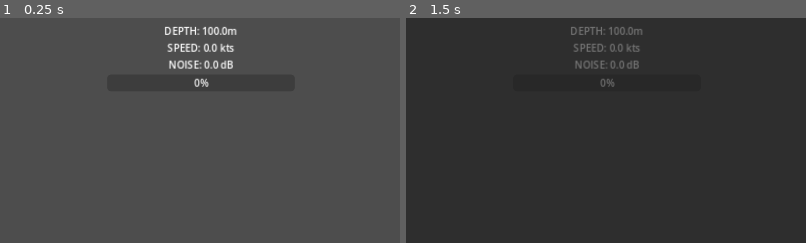
Above: before the commit, frames 1-2 (left to right).
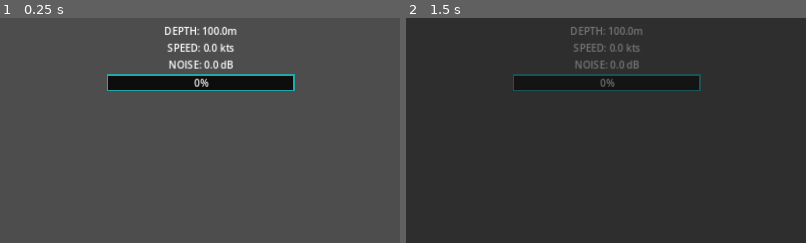
Above: after the commit, the same moments.

Repository: epigibson-michicondrias/game
Game: Godot game, scene res://scenes/ui/hud.tscn
Two runs of this game, one before a commit and one after it. Both use one fixed random seed, a clock stepped at 60 frames per second and the inputs below. This scene is started directly instead of the project's main scene.
Inputs:
- Up to frame 1 (0.25 s): no input
- Up to frame 2 (1.5 s): click "[ HANGAR ]" at 0.5 s; click "NAVIGATOR" at 1.25 s
The pictures show only the part of the screen within x 25-75%, y 9-59%; the shares and areas given below are measured in that part.

The runs differ from the first frame. In frame 1, 3.5% of the frame differs, in the area x 26-74%, y 24-33%; in frame 2, 0.7%.

Commit message:
Implement UI menus, extraction zone, and finalize HUD elements
Co-authored-by: Epigibson <13581222+Epigibson@users.noreply.github.com>

Diff:
--- /dev/null
+++ b/assets/ui/arsenal_mods_screen.svg
@@ -0,0 +1,15 @@
+<svg xmlns="http://www.w3.org/2000/svg" viewBox="0 0 1280 720">
+    <rect width="1280" height="720" fill="#0f172a" />
+    <text x="100" y="100" font-family="monospace" font-size="48" fill="#00f3ff">ARSENAL &amp; MODS</text>
+    <!-- Submarine wireframe -->
+    <ellipse cx="640" cy="360" rx="300" ry="80" fill="none" stroke="#00f3ff" stroke-width="3" opacity="0.6" />
+    <path d="M 340 360 L 250 320 L 250 400 Z" fill="none" stroke="#00f3ff" stroke-width="3" opacity="0.6" />
+    <!-- Mod Slots -->
+    <rect x="540" y="200" width="200" height="60" fill="none" stroke="#ffaa00" stroke-width="2" />
+    <text x="640" y="235" font-family="monospace" font-size="20" fill="#ffaa00" text-anchor="middle">HULL MOD</text>
+    <line x1="640" y1="260" x2="640" y2="280" stroke="#ffaa00" stroke-width="2" />
+
+    <rect x="300" y="500" width="200" height="60" fill="none" stroke="#00ffaa" stroke-width="2" />
+    <text x="400" y="535" font-family="monospace" font-size="20" fill="#00ffaa" text-anchor="middle">ENGINE MOD</text>
+    <line x1="400" y1="500" x2="400" y2="420" stroke="#00ffaa" stroke-width="2" />
+</svg>
--- /dev/null
+++ b/assets/ui/codex_inventory_screen.svg
@@ -0,0 +1,18 @@
+<svg xmlns="http://www.w3.org/2000/svg" viewBox="0 0 1280 720">
+    <rect width="1280" height="720" fill="#0f172a" />
+    <text x="100" y="100" font-family="monospace" font-size="48" fill="#00f3ff">CODEX &amp; INVENTORY</text>
+    <line x1="100" y1="120" x2="1180" y2="120" stroke="#00f3ff" stroke-width="2" opacity="0.5" />
+
+    <!-- Data log entries -->
+    <rect x="100" y="160" width="1080" height="60" fill="#00f3ff" opacity="0.1" />
+    <text x="120" y="195" font-family="monospace" font-size="20" fill="#ffffff">LOG 001: The Abyssal Trench Discovery</text>
+    <text x="1150" y="195" font-family="monospace" font-size="20" fill="#00f3ff" text-anchor="end">UNLOCKED</text>
+
+    <rect x="100" y="240" width="1080" height="60" fill="none" stroke="#00f3ff" stroke-width="1" opacity="0.3" />
+    <text x="120" y="275" font-family="monospace" font-size="20" fill="#555555">LOG 002: ???</text>
+    <text x="1150" y="275" font-family="monospace" font-size="20" fill="#ff0055" text-anchor="end">LOCKED</text>
+
+    <rect x="100" y="320" width="1080" height="60" fill="#00f3ff" opacity="0.1" />
+    <text x="120" y="355" font-family="monospace" font-size="20" fill="#ffffff">LOG 003: Leviathan Sighting</text>
+    <text x="1150" y="355" font-family="monospace" font-size="20" fill="#00f3ff" text-anchor="end">UNLOCKED</text>
+</svg>
--- /dev/null
+++ b/assets/ui/crew_lobby_screen.svg
@@ -0,0 +1,20 @@
+<svg xmlns="http://www.w3.org/2000/svg" viewBox="0 0 1280 720">
+    <rect width="1280" height="720" fill="#0f172a" />
+    <text x="100" y="100" font-family="monospace" font-size="48" fill="#00ffaa">CREW LOBBY (CO-OP)</text>
+    <rect x="100" y="150" width="300" height="400" fill="none" stroke="#00ffaa" stroke-width="2" />
+    <rect x="450" y="150" width="300" height="400" fill="none" stroke="#00ffaa" stroke-width="2" />
+    <rect x="800" y="150" width="300" height="400" fill="none" stroke="#00ffaa" stroke-width="2" opacity="0.3" />
+
+    <!-- Player 1 -->
+    <circle cx="250" cy="250" r="50" fill="#00ffaa" opacity="0.2" />
+    <text x="250" y="340" font-family="monospace" font-size="24" fill="#ffffff" text-anchor="middle">PLAYER 1</text>
+    <text x="250" y="370" font-family="monospace" font-size="18" fill="#00ffaa" text-anchor="middle">[ CAPTAIN ]</text>
+
+    <!-- Player 2 -->
+    <circle cx="600" cy="250" r="50" fill="#00ffaa" opacity="0.2" />
+    <text x="600" y="340" font-family="monospace" font-size="24" fill="#ffffff" text-anchor="middle">PLAYER 2</text>
+    <text x="600" y="370" font-family="monospace" font-size="18" fill="#00ffaa" text-anchor="middle">[ GUNNER ]</text>
+
+    <!-- Slot 3 -->
+    <text x="950" y="340" font-family="monospace" font-size="24" fill="#555555" text-anchor="middle">WAITING...</text>
+</svg>
--- /dev/null
+++ b/assets/ui/foundry_screen.svg
@@ -0,0 +1,16 @@
+<svg xmlns="http://www.w3.org/2000/svg" viewBox="0 0 1280 720">
+    <rect width="1280" height="720" fill="#0f172a" />
+    <text x="100" y="100" font-family="monospace" font-size="48" fill="#ffaa00">FOUNDRY CRAFTING</text>
+    <rect x="100" y="150" width="400" height="500" fill="none" stroke="#ffaa00" stroke-width="2" />
+    <text x="300" y="200" font-family="monospace" font-size="24" fill="#ffaa00" text-anchor="middle">BLUEPRINTS</text>
+    <line x1="100" y1="220" x2="500" y2="220" stroke="#ffaa00" stroke-width="2" />
+    <text x="120" y="260" font-family="monospace" font-size="20" fill="#ffffff">Titanium Plating</text>
+    <text x="120" y="300" font-family="monospace" font-size="20" fill="#ffffff">EMP Warhead</text>
+    <text x="120" y="340" font-family="monospace" font-size="20" fill="#ffffff">Plasma Core</text>
+
+    <rect x="600" y="150" width="580" height="500" fill="none" stroke="#00f3ff" stroke-width="2" />
+    <text x="890" y="200" font-family="monospace" font-size="24" fill="#00f3ff" text-anchor="middle">CRAFTING DETAILS</text>
+    <line x1="600" y1="220" x2="1180" y2="220" stroke="#00f3ff" stroke-width="2" />
+    <circle cx="890" cy="400" r="100" fill="none" stroke="#00f3ff" stroke-width="5" stroke-dasharray="10 5" />
+    <text x="890" y="410" font-family="monospace" font-size="32" fill="#00f3ff" text-anchor="middle">45%</text>
+</svg>
--- /dev/null
+++ b/assets/ui/main_menu_screen.svg
@@ -0,0 +1,11 @@
+<svg xmlns="http://www.w3.org/2000/svg" viewBox="0 0 1280 720">
+    <rect width="1280" height="720" fill="#0f172a" />
+    <path d="M 0 0 L 1280 0 L 1280 720 L 0 720 Z" fill="none" stroke="#00f3ff" stroke-width="4" opacity="0.3" />
+    <text x="640" y="200" font-family="monospace" font-size="72" fill="#00f3ff" text-anchor="middle" font-weight="bold" letter-spacing="10">SUBABYSS</text>
+    <rect x="540" y="300" width="200" height="50" fill="#00f3ff" fill-opacity="0.1" stroke="#00f3ff" stroke-width="2" />
+    <text x="640" y="335" font-family="monospace" font-size="24" fill="#00f3ff" text-anchor="middle">DEPLOY</text>
+    <rect x="540" y="380" width="200" height="50" fill="#00f3ff" fill-opacity="0.1" stroke="#00f3ff" stroke-width="2" />
+    <text x="640" y="415" font-family="monospace" font-size="24" fill="#00f3ff" text-anchor="middle">ARSENAL</text>
+    <rect x="540" y="460" width="200" height="50" fill="#00f3ff" fill-opacity="0.1" stroke="#00f3ff" stroke-width="2" />
+    <text x="640" y="495" font-family="monospace" font-size="24" fill="#00f3ff" text-anchor="middle">CREW</text>
+</svg>
--- /dev/null
+++ b/assets/ui/mission_rewards_screen.svg
@@ -0,0 +1,19 @@
+<svg xmlns="http://www.w3.org/2000/svg" viewBox="0 0 1280 720">
+    <rect width="1280" height="720" fill="#0f172a" />
+    <text x="640" y="120" font-family="monospace" font-size="56" fill="#ffaa00" text-anchor="middle">MISSION SUCCESS</text>
+    <line x1="200" y1="150" x2="1080" y2="150" stroke="#ffaa00" stroke-width="2" />
+
+    <text x="640" y="250" font-family="monospace" font-size="32" fill="#ffffff" text-anchor="middle">REWARDS ACQUIRED</text>
+
+    <rect x="300" y="300" width="200" height="200" fill="none" stroke="#00f3ff" stroke-width="2" />
+    <text x="400" y="400" font-family="monospace" font-size="48" fill="#00f3ff" text-anchor="middle">500</text>
+    <text x="400" y="440" font-family="monospace" font-size="16" fill="#00f3ff" text-anchor="middle">CREDITS</text>
+
+    <rect x="540" y="300" width="200" height="200" fill="none" stroke="#ffaa00" stroke-width="2" />
+    <text x="640" y="400" font-family="monospace" font-size="48" fill="#ffaa00" text-anchor="middle">12</text>
+    <text x="640" y="440" font-family="monospace" font-size="16" fill="#ffaa00" text-anchor="middle">TITANIUM</text>
+
+    <rect x="780" y="300" width="200" height="200" fill="none" stroke="#ff0055" stroke-width="2" />
+    <text x="880" y="400" font-family="monospace" font-size="48" fill="#ff0055" text-anchor="middle">1</text>
+    <text x="880" y="440" font-family="monospace" font-size="16" fill="#ff0055" text-anchor="middle">RELIC</text>
+</svg>
--- /dev/null
+++ b/assets/ui/ocean_chart.svg
@@ -0,0 +1,13 @@
+<svg xmlns="http://www.w3.org/2000/svg" viewBox="0 0 1280 720">
+    <rect width="1280" height="720" fill="#0f172a" />
+    <circle cx="640" cy="360" r="300" fill="none" stroke="#00f3ff" stroke-width="2" opacity="0.5" />
+    <circle cx="640" cy="360" r="200" fill="none" stroke="#00f3ff" stroke-width="2" opacity="0.3" />
+    <circle cx="640" cy="360" r="100" fill="none" stroke="#00f3ff" stroke-width="2" opacity="0.1" />
+    <line x1="640" y1="60" x2="640" y2="660" stroke="#00f3ff" stroke-width="1" opacity="0.3" />
+    <line x1="340" y1="360" x2="940" y2="360" stroke="#00f3ff" stroke-width="1" opacity="0.3" />
+    <!-- Mission nodes -->
+    <circle cx="500" cy="250" r="10" fill="#ffaa00" />
+    <text x="500" y="235" font-family="monospace" font-size="16" fill="#ffaa00" text-anchor="middle">SECTOR ALPHA</text>
+    <circle cx="800" cy="450" r="15" fill="#ff0055" />
+    <text x="800" y="430" font-family="monospace" font-size="16" fill="#ff0055" text-anchor="middle">ABYSSAL TRENCH</text>
+</svg>
--- a/project.godot
+++ b/project.godot
@@ -4,10 +4,14 @@
 
 config_version=5
 
+[autoload]
+
+MenuNavigation="*res://scripts/menu_navigation.gd"
+
 [application]
 
 config/name="SubAbyss"
-run/main_scene="res://scenes/main.tscn"
+run/main_scene="res://scenes/menus/main_menu.tscn"
 config/features=PackedStringArray("4.2", "Mobile")
 
 [display]
--- /dev/null
+++ b/scenes/extraction_zone.tscn
@@ -0,0 +1,17 @@
+[gd_scene load_steps=3 format=3 uid="uid://extract_zone"]
+
+[ext_resource type="Script" path="res://scripts/extraction_zone.gd" id="1_extract"]
+
+[sub_resource type="BoxShape3D" id="BoxShape3D_extract"]
+size = Vector3(50, 50, 50)
+
+[node name="ExtractionZone" type="Area3D"]
+script = ExtResource("1_extract")
+
+[node name="CollisionShape3D" type="CollisionShape3D" parent="."]
+shape = SubResource("BoxShape3D_extract")
+
+[node name="Label3D" type="Label3D" parent="."]
+text = "EXTRACTION ZONE"
+font_size = 64
+billboard = 1
--- a/scenes/main.tscn
+++ b/scenes/main.tscn
@@ -179,3 +179,6 @@
 sub_controller = NodePath("../Submarine")
 weapons_system = NodePath("../Submarine/WeaponsSystem")
 defense_system = NodePath("../Submarine/DefenseSystem")
+
+[node name="ExtractionZone" parent="." instance=ExtResource("5_extract")]
+transform = Transform3D(1, 0, 0, 0, 1, 0, 0, 0, 1, -100, -20, 100)
--- /dev/null
+++ b/scenes/menus/arsenal.tscn
@@ -0,0 +1,32 @@
+[gd_scene]
+load_steps=2
+format=3
+uid=uid://fake_uid_arsenal_mods_screen
+
+[ext_resource type="Texture2D" uid="uid://tex_arsenal_mods_screen" path="res://assets/ui/arsenal_mods_screen.svg" id="1_arsenal_mods_screen"]
+
+[ext_resource type="Script" path="res://scenes/menus/generic_menu_script.gd" id="2_generic_menu"]
+
+[node name="MenuNode" type="Control" script=ExtResource("2_generic_menu")]
+
+[node name="Background" type="TextureRect" parent="."]
+layout_mode=1
+anchors_preset=15
+anchor_right=1.0
+anchor_bottom=1.0
+grow_horizontal=2
+grow_vertical=2
+texture=ExtResource("1_arsenal_mods_screen")
+expand_mode=1
+stretch_mode=5
+
+[node name="NavButtons" type="HBoxContainer" parent="."]
+layout_mode=1
+anchors_preset=12
+anchor_top=1.0
+anchor_right=1.0
+anchor_bottom=1.0
+offset_top=-60.0
+grow_horizontal=2
+grow_vertical=0
+alignment=1
--- /dev/null
+++ b/scenes/menus/codex.tscn
@@ -0,0 +1,32 @@
+[gd_scene]
+load_steps=2
+format=3
+uid=uid://fake_uid_codex_inventory_screen
+
+[ext_resource type="Texture2D" uid="uid://tex_codex_inventory_screen" path="res://assets/ui/codex_inventory_screen.svg" id="1_codex_inventory_screen"]
+
+[ext_resource type="Script" path="res://scenes/menus/generic_menu_script.gd" id="2_generic_menu"]
+
+[node name="MenuNode" type="Control" script=ExtResource("2_generic_menu")]
+
+[node name="Background" type="TextureRect" parent="."]
+layout_mode=1
+anchors_preset=15
+anchor_right=1.0
+anchor_bottom=1.0
+grow_horizontal=2
+grow_vertical=2
+texture=ExtResource("1_codex_inventory_screen")
+expand_mode=1
+stretch_mode=5
+
+[node name="NavButtons" type="HBoxContainer" parent="."]
+layout_mode=1
+anchors_preset=12
+anchor_top=1.0
+anchor_right=1.0
+anchor_bottom=1.0
+offset_top=-60.0
+grow_horizontal=2
+grow_vertical=0
+alignment=1
--- /dev/null
+++ b/scenes/menus/crew_lobby.tscn
@@ -0,0 +1,32 @@
+[gd_scene]
+load_steps=2
+format=3
+uid=uid://fake_uid_crew_lobby_screen
+
+[ext_resource type="Texture2D" uid="uid://tex_crew_lobby_screen" path="res://assets/ui/crew_lobby_screen.svg" id="1_crew_lobby_screen"]
+
+[ext_resource type="Script" path="res://scenes/menus/generic_menu_script.gd" id="2_generic_menu"]
+
+[node name="MenuNode" type="Control" script=ExtResource("2_generic_menu")]
+
+[node name="Background" type="TextureRect" parent="."]
+layout_mode=1
+anchors_preset=15
+anchor_right=1.0
+anchor_bottom=1.0
+grow_horizontal=2
+grow_vertical=2
+texture=ExtResource("1_crew_lobby_screen")
+expand_mode=1
+stretch_mode=5
+
+[node name="NavButtons" type="HBoxContainer" parent="."]
+layout_mode=1
+anchors_preset=12
+anchor_top=1.0
+anchor_right=1.0
+anchor_bottom=1.0
+offset_top=-60.0
+grow_horizontal=2
+grow_vertical=0
+alignment=1
--- /dev/null
+++ b/scenes/menus/foundry.tscn
@@ -0,0 +1,32 @@
+[gd_scene]
+load_steps=2
+format=3
+uid=uid://fake_uid_foundry_screen
+
+[ext_resource type="Texture2D" uid="uid://tex_foundry_screen" path="res://assets/ui/foundry_screen.svg" id="1_foundry_screen"]
+
+[ext_resource type="Script" path="res://scenes/menus/generic_menu_script.gd" id="2_generic_menu"]
+
+[node name="MenuNode" type="Control" script=ExtResource("2_generic_menu")]
+
+[node name="Background" type="TextureRect" parent="."]
+layout_mode=1
+anchors_preset=15
+anchor_right=1.0
+anchor_bottom=1.0
+grow_horizontal=2
+grow_vertical=2
+texture=ExtResource("1_foundry_screen")
+expand_mode=1
+stretch_mode=5
+
+[node name="NavButtons" type="HBoxContainer" parent="."]
+layout_mode=1
+anchors_preset=12
+anchor_top=1.0
+anchor_right=1.0
+anchor_bottom=1.0
+offset_top=-60.0
+grow_horizontal=2
+grow_vertical=0
+alignment=1
--- /dev/null
+++ b/scenes/menus/generic_menu_script.gd
@@ -0,0 +1,7 @@
+extends Control
+
+func _ready():
+	var btn_back = Button.new()
+	btn_back.text = "VOLVER AL MENU PRINCIPAL"
+	$NavButtons.add_child(btn_back)
+	btn_back.pressed.connect(Callable(MenuNavigation, "go_to_main"))
--- /dev/null
+++ b/scenes/menus/main_menu.tscn
@@ -0,0 +1,49 @@
+[gd_scene]
+load_steps=2
+format=3
+uid=uid://fake_uid_main_menu_screen
+
+[ext_resource type="Texture2D" uid="uid://tex_main_menu_screen" path="res://assets/ui/main_menu_screen.svg" id="1_main_menu_screen"]
+
+[ext_resource type="Script" path="res://scenes/menus/main_menu_script.gd" id="2_main_menu"]
+
+[node name="MenuNode" type="Control" script=ExtResource("2_main_menu")]
+
+[node name="Background" type="TextureRect" parent="."]
+layout_mode=1
+anchors_preset=15
+anchor_right=1.0
+anchor_bottom=1.0
+grow_horizontal=2
+grow_vertical=2
+texture=ExtResource("1_main_menu_screen")
+expand_mode=1
+stretch_mode=5
+
+[node name="NavButtons" type="HBoxContainer" parent="."]
+layout_mode=1
+anchors_preset=12
+anchor_top=1.0
+anchor_right=1.0
+anchor_bottom=1.0
+offset_top=-60.0
+grow_horizontal=2
+grow_vertical=0
+alignment=1
+
+
+[node name="BtnPVP" type="Button" parent="NavButtons"]
+layout_mode = 2
+text = "BATALLA PVP"
+
+[node name="BtnPVE" type="Button" parent="NavButtons"]
+layout_mode = 2
+text = "OPERACIONES PVE"
+
+[node name="BtnArsenal" type="Button" parent="NavButtons"]
+layout_mode = 2
+text = "ARSENAL"
+
+[node name="BtnFoundry" type="Button" parent="NavButtons"]
+layout_mode = 2
+text = "FOUNDRY"
--- /dev/null
+++ b/scenes/menus/main_menu_script.gd
@@ -0,0 +1,11 @@
+extends Control
+
+func _ready():
+	if $NavButtons/BtnPVP:
+		$NavButtons/BtnPVP.pressed.connect(Callable(MenuNavigation, "deploy_to_abyss"))
+	if $NavButtons/BtnPVE:
+		$NavButtons/BtnPVE.pressed.connect(Callable(MenuNavigation, "go_to_chart"))
+	if $NavButtons/BtnArsenal:
+		$NavButtons/BtnArsenal.pressed.connect(Callable(MenuNavigation, "go_to_arsenal"))
+	if $NavButtons/BtnFoundry:
+		$NavButtons/BtnFoundry.pressed.connect(Callable(MenuNavigation, "go_to_foundry"))
--- /dev/null
+++ b/scenes/menus/mission_rewards.tscn
@@ -0,0 +1,32 @@
+[gd_scene]
+load_steps=2
+format=3
+uid=uid://fake_uid_mission_rewards_screen
+
+[ext_resource type="Texture2D" uid="uid://tex_mission_rewards_screen" path="res://assets/ui/mission_rewards_screen.svg" id="1_mission_rewards_screen"]
+
+[ext_resource type="Script" path="res://scenes/menus/generic_menu_script.gd" id="2_generic_menu"]
+
+[node name="MenuNode" type="Control" script=ExtResource("2_generic_menu")]
+
+[node name="Background" type="TextureRect" parent="."]
+layout_mode=1
+anchors_preset=15
+anchor_right=1.0
+anchor_bottom=1.0
+grow_horizontal=2
+grow_vertical=2
+texture=ExtResource("1_mission_rewards_screen")
+expand_mode=1
+stretch_mode=5
+
+[node name="NavButtons" type="HBoxContainer" parent="."]
+layout_mode=1
+anchors_preset=12
+anchor_top=1.0
+anchor_right=1.0
+anchor_bottom=1.0
+offset_top=-60.0
+grow_horizontal=2
+grow_vertical=0
+alignment=1
--- /dev/null
+++ b/scenes/menus/ocean_chart.tscn
@@ -0,0 +1,32 @@
+[gd_scene]
+load_steps=2
+format=3
+uid=uid://fake_uid_ocean_chart
+
+[ext_resource type="Texture2D" uid="uid://tex_ocean_chart" path="res://assets/ui/ocean_chart.svg" id="1_ocean_chart"]
+
+[ext_resource type="Script" path="res://scenes/menus/generic_menu_script.gd" id="2_generic_menu"]
+
+[node name="MenuNode" type="Control" script=ExtResource("2_generic_menu")]
+
+[node name="Background" type="TextureRect" parent="."]
+layout_mode=1
+anchors_preset=15
+anchor_right=1.0
+anchor_bottom=1.0
+grow_horizontal=2
+grow_vertical=2
+texture=ExtResource("1_ocean_chart")
+expand_mode=1
+stretch_mode=5
+
+[node name="NavButtons" type="HBoxContainer" parent="."]
+layout_mode=1
+anchors_preset=12
+anchor_top=1.0
+anchor_right=1.0
+anchor_bottom=1.0
+offset_top=-60.0
+grow_horizontal=2
+grow_vertical=0
+alignment=1
--- a/scenes/ui/hud.tscn
+++ b/scenes/ui/hud.tscn
@@ -29,6 +29,19 @@
 atlas = ExtResource("4_weapons_tex")
 region = Rect2(200, 0, 100, 100)
 
+[sub_resource type="StyleBoxFlat" id="StyleBoxFlat_neon_bg"]
+bg_color = Color(0.05, 0.05, 0.05, 1)
+border_width_left = 2
+border_width_top = 2
+border_width_right = 2
+border_width_bottom = 2
+border_color = Color(0, 1, 1, 0.5)
+
+[sub_resource type="StyleBoxFlat" id="StyleBoxFlat_neon_fill"]
+bg_color = Color(0, 1, 1, 1)
+shadow_color = Color(0, 1, 1, 0.8)
+shadow_size = 5
+
 [node name="HUD" type="CanvasLayer"]
 script = ExtResource("1_hud_script")
 
@@ -221,6 +234,8 @@
 
 [node name="NoiseProgressBar" type="ProgressBar" parent="MainContainer/RoleLayers/NavigatorLayer/TelemetryContainer"]
 layout_mode = 2
+theme_override_styles/background = SubResource("StyleBoxFlat_neon_bg")
+theme_override_styles/fill = SubResource("StyleBoxFlat_neon_fill")
 max_value = 100.0
 value = 0.0
 
@@ -401,6 +416,12 @@
 grow_horizontal = 2
 grow_vertical = 2
 texture = ExtResource("2_radar_tex")
+
+[node name="ThreatVector" type="Line2D" parent="MainContainer/RoleLayers/DefenseLayer/RadarContainer"]
+visible = false
+points = PackedVector2Array(200, 200, 200, 100)
+width = 2.0
+default_color = Color(1, 0, 0, 0.8)
 
 [node name="BlipMarker" type="TextureRect" parent="MainContainer/RoleLayers/DefenseLayer/RadarContainer"]
 layout_mode = 0
--- /dev/null
+++ b/scripts/extraction_zone.gd
@@ -0,0 +1,10 @@
+extends Area3D
+
+func _ready():
+	body_entered.connect(_on_body_entered)
+
+func _on_body_entered(body: Node3D):
+	if body.name == "Submarine":
+		print("Submarine extracted. Returning to rewards menu...")
+		# Wait a tiny bit and extract
+		get_tree().create_timer(1.0).timeout.connect(func(): MenuNavigation.go_to_rewards())
--- a/scripts/hud_controller.gd
+++ b/scripts/hud_controller.gd
@@ -78,10 +78,12 @@
 
 	if current_role == Role.DEFENSE and weapons_system and sub_controller:
 		var blip = get_node_or_null("MainContainer/RoleLayers/DefenseLayer/RadarContainer/BlipMarker")
+		var threat = get_node_or_null("MainContainer/RoleLayers/DefenseLayer/RadarContainer/ThreatVector")
 		var container = get_node_or_null("MainContainer/RoleLayers/DefenseLayer/RadarContainer")
 		if blip and container:
 			if weapons_system.target_node:
 				blip.visible = true
+				if threat: threat.visible = true
 				var target_pos = weapons_system.target_node.global_transform.origin
 				var sub_pos = sub_controller.global_transform.origin
 				var sub_basis = sub_controller.global_transform.basis
@@ -99,9 +101,15 @@
 				var blip_x = center.x + local_x * scale_factor
 				var blip_y = center.y + local_z * scale_factor
 
-				blip.position = Vector2(blip_x, blip_y) - (blip.size / 2.0)
+				var final_pos = Vector2(blip_x, blip_y)
+				blip.position = final_pos - (blip.size / 2.0)
+
+				if threat:
+					threat.points[0] = center
+					threat.points[1] = final_pos
 			else:
 				blip.visible = false
+				if threat: threat.visible = false
 
 func _input(event: InputEvent) -> void:
 	if steering_touch_area and steering_touch_area.visible and current_role == Role.NAVIGATOR:
--- /dev/null
+++ b/scripts/menu_navigation.gd
@@ -0,0 +1,37 @@
+extends Node
+
+const MENUS = {
+	"MAIN": "res://scenes/menus/main_menu.tscn",
+	"CHART": "res://scenes/menus/ocean_chart.tscn",
+	"ARSENAL": "res://scenes/menus/arsenal.tscn",
+	"FOUNDRY": "res://scenes/menus/foundry.tscn",
+	"LOBBY": "res://scenes/menus/crew_lobby.tscn",
+	"REWARDS": "res://scenes/menus/mission_rewards.tscn",
+	"CODEX": "res://scenes/menus/codex.tscn"
+}
+
+var current_scene = null
+
+func _ready():
+	var root = get_tree().root
+	current_scene = root.get_child(root.get_child_count() - 1)
+
+func goto_scene(path: String):
+	# Call deferred to ensure safe scene transition
+	call_deferred("_deferred_goto_scene", path)
+
+func _deferred_goto_scene(path: String):
+	get_tree().change_scene_to_file(path)
+
+# Helper functions for UI button connections
+func go_to_main(): goto_scene(MENUS["MAIN"])
+func go_to_chart(): goto_scene(MENUS["CHART"])
+func go_to_arsenal(): goto_scene(MENUS["ARSENAL"])
+func go_to_foundry(): goto_scene(MENUS["FOUNDRY"])
+func go_to_lobby(): goto_scene(MENUS["LOBBY"])
+func go_to_rewards(): goto_scene(MENUS["REWARDS"])
+func go_to_codex(): goto_scene(MENUS["CODEX"])
+
+# Deploy directly to the main game scene
+func deploy_to_abyss():
+	goto_scene("res://scenes/main.tscn")
